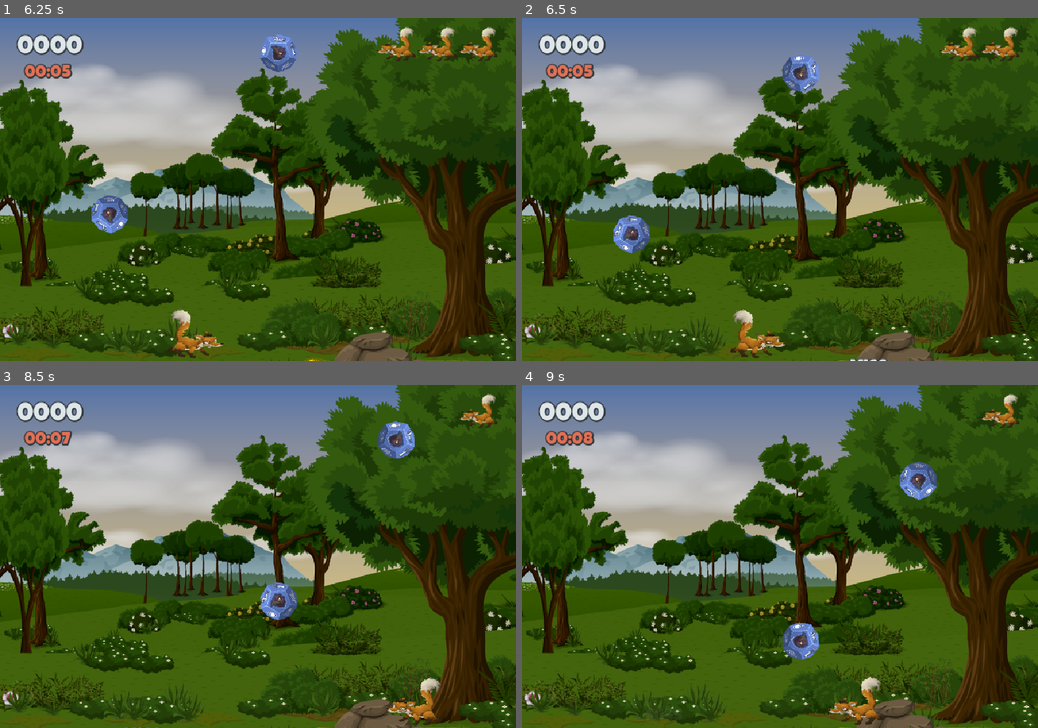
Above: before the commit, frames 1-4 (two rows, left to right).
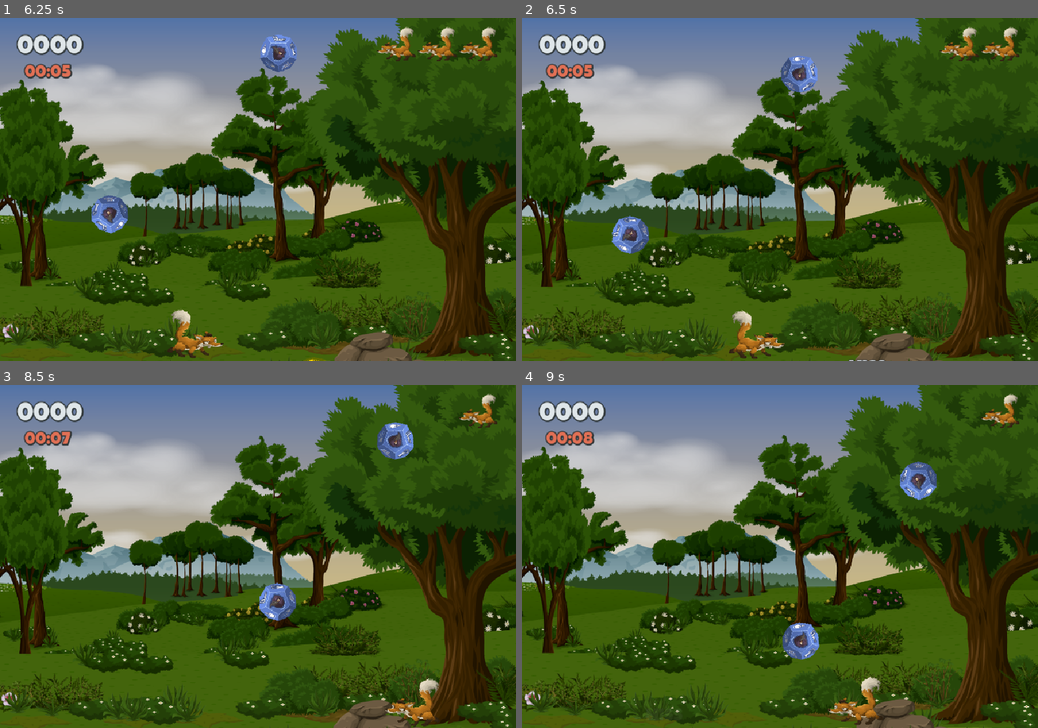
Above: after the commit, the same moments.

Repository: Newton-Duarte/godot-dice-catcher
Game: Godot game, scene res://scenes/main.tscn
Two runs of this game, one before a commit and one after it. Both use one fixed random seed, a clock stepped at 60 frames per second and the inputs below.
Inputs:
- Up to frame 1 (6.25 s): tap Enter (ui_accept) at 0.5, 0.77, 1.52, 3.02, 3.77, 4.52, 6.02 s; hold Right (ui_right) 0.53-1.28 s; hold Left (ui_left) 1.28-2.03 s; hold Right (ui_right) 2.03-3.53 s; hold Left (ui_left) 3.53-5.78 s; hold Right (ui_right) from 5.78 s (still down)
- Up to frame 2 (6.5 s): keep holding Right (ui_right)
- Up to frame 3 (8.5 s): tap Enter (ui_accept) at 6.77, 7.52 s; release Right (ui_right) at 8.03 s; hold Left (ui_left) from 8.03 s (still down)
- Up to frame 4 (9 s): keep holding Left (ui_left)

Frame 1 is identical in both runs. In frame 2, 9.9% of the frame differs, in the area x 0-100%, y 0-100%; in frame 3, 8.6%; in frame 4, nothing differs.

Commit message:
feat: add camera shake

Diff:
--- a/scenes/game.tscn
+++ b/scenes/game.tscn
@@ -12,6 +12,7 @@
 [ext_resource type="LabelSettings" uid="uid://flbr3kt6j8cb" path="res://resources/yellow_label_24.tres" id="9_dinhu"]
 [ext_resource type="LabelSettings" uid="uid://dub1v61e71yhj" path="res://resources/yellow_label_32.tres" id="9_kvpfn"]
 [ext_resource type="LabelSettings" uid="uid://cxgls1gsvb4is" path="res://resources/orange_label_48.tres" id="10_kvpfn"]
+[ext_resource type="Script" uid="uid://djcjq03ss2rfe" path="res://scripts/main_camera.gd" id="13_kvuet"]
 
 [sub_resource type="Animation" id="Animation_kvpfn"]
 length = 0.001
@@ -189,6 +190,10 @@
 libraries/ = SubResource("AnimationLibrary_kvuet")
 autoplay = &"flash"
 
+[node name="MainCamera" type="Camera2D" parent="." unique_id=1549525054]
+anchor_mode = 0
+script = ExtResource("13_kvuet")
+
 [connection signal="timeout" from="SpawnTimer" to="." method="spawn_dice"]
 [connection signal="dice_caught" from="Fox" to="." method="_on_fox_dice_caught"]
 [connection signal="timeout" from="FeedbackLabelTimer" to="." method="_on_feedback_label_timer_timeout"]
--- a/scripts/game.gd
+++ b/scripts/game.gd
@@ -21,6 +21,7 @@
 @onready var game_over_label: Label = $CanvasLayer/GameOverLabel
 @onready var press_to_play_label: Label = $CanvasLayer/PressToPlayLabel
 @onready var streak_label: Label = $CanvasLayer/StreakLabel
+@onready var main_camera: Camera2D = $MainCamera
 
 const STOPPABLE_GROUP: String = "stoppable"
 const MARGIN: float = 180.0
@@ -33,7 +34,7 @@
 const MAX_MUSIC_PITCH_SCALE: float = 1.5
 const MAX_POINTS_MULTIPLIER: int = 5
 const DEFAULT_BONUS_LIVE_POINTS_NEEDED: int = 10
-const DEFAULT_STREAK_GOAL: int = 2
+const DEFAULT_STREAK_GOAL: int = 10
 
 enum LABEL_SETTINGS { WHITE, YELLOW, RED }
 
@@ -137,6 +138,7 @@
 	press_to_play_label.show()
 
 func lose_life() -> void:
+	main_camera.shake()
 	if _points_multiplier > 1:
 		streak_label.hide()
 		show_feedback_label("Streak Lost", LABEL_SETTINGS.RED)
--- /dev/null
+++ b/scripts/main_camera.gd
@@ -0,0 +1,28 @@
+extends Camera2D
+
+var shake_amount := 0.0
+var shake_decay := 3.0  # Higher = faster stop
+var shake_strength := 10.0  # Max pixel offset
+
+var rng := RandomNumberGenerator.new()
+var original_position := Vector2.ZERO
+
+func _ready():
+	original_position = position
+	rng.randomize()
+
+func _process(delta):
+	if shake_amount > 0.01:
+		# Apply random shake
+		var offset_x = rng.randf_range(-1.0, 1.0) * shake_amount * shake_strength
+		var offset_y = rng.randf_range(-1.0, 1.0) * shake_amount * shake_strength
+		position = original_position + Vector2(offset_x, offset_y)
+
+		# Reduce shake over time
+		shake_amount = max(shake_amount - delta * shake_decay, 0)
+	else:
+		# Reset position
+		position = original_position
+
+func shake(intensity: float = 1.0):
+	shake_amount = clamp(intensity, 0.0, 1.0)
Not shown, added: scripts/main_camera.gd.uid
